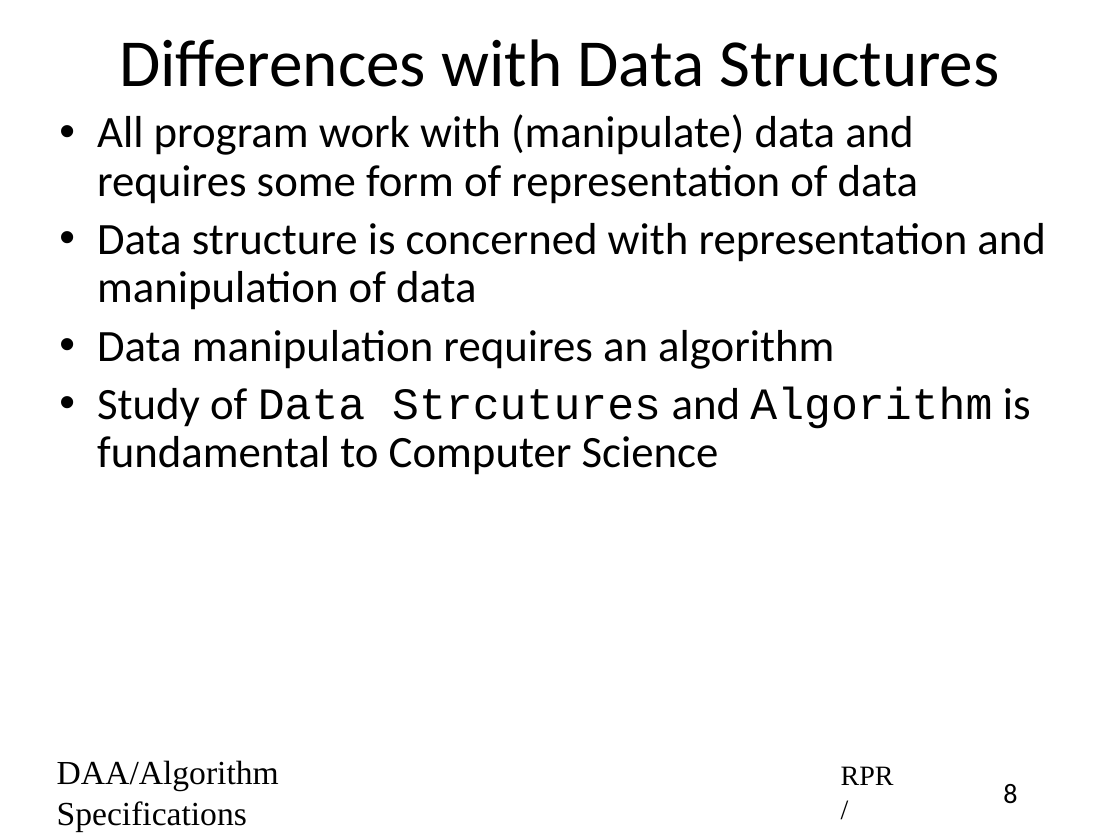
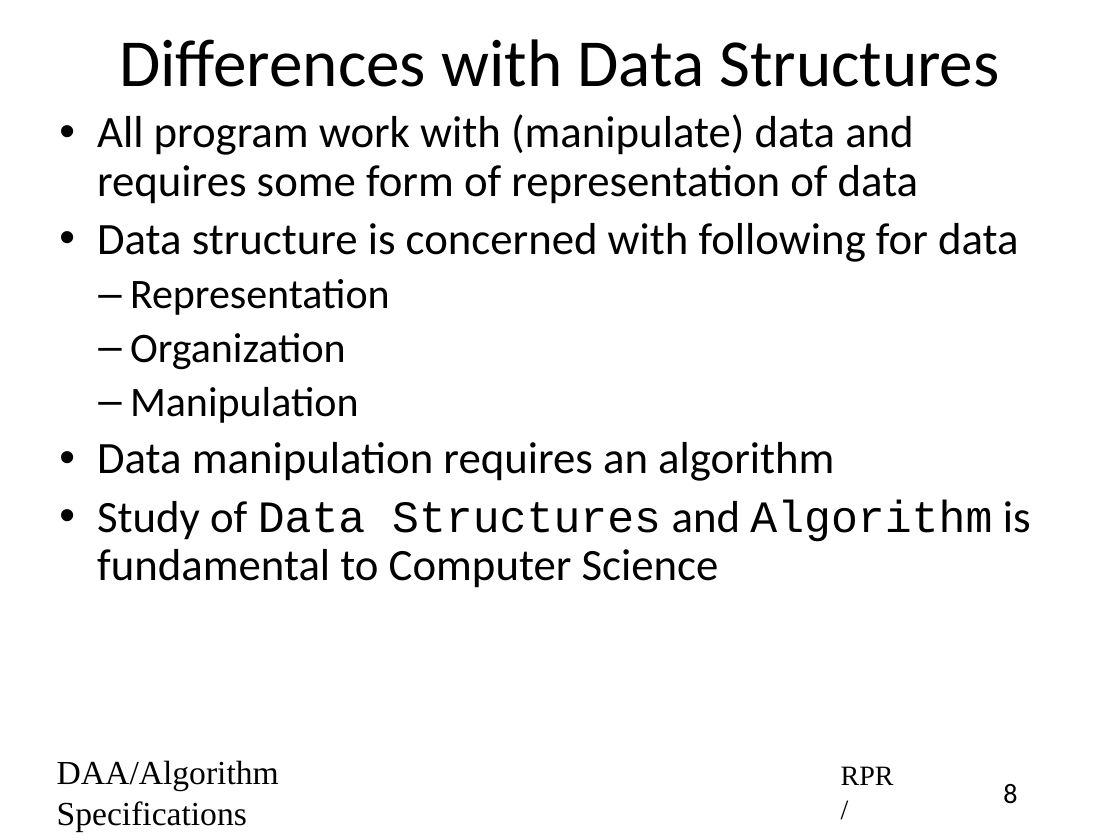
Before and after one commit to rprustagi/2019-17CS43-DAA, a slide deck: slide 8 of Slides-RPR/2019-H1-DAA-L04-Algo-Specs-Analysis.pptx. Drawn at 1120x840 pixels with LibreOffice and Linux fonts; fonts in the diff are those of the drawing. Boxes give left, top, right and bottom in pixels: in the first picture for what was removed or moved away, otherwise in the second. Text is boxed around its words. In the diff, an @@ line names an element or a change of style, - is before the commit and + after.

```diff
--- a/Slides-RPR/2019-H1-DAA-L04-Algo-Specs-Analysis.pptx
+++ b/Slides-RPR/2019-H1-DAA-L04-Algo-Specs-Analysis.pptx
@@ text at <box>97,223,1019,423</box>: text changed @@
-• Data structure is concerned with representation and manipulation of data
+• Data structure is concerned with following for data
+  – Representation
+  – Organization
+  – Manipulation
@@ text at <box>97,500,1031,588</box>: text changed @@
-• Study of Data Strcutures and Algorithm is fundamental to Computer Science
+• Study of Data Structures and Algorithm is fundamental to Computer Science
```
Also in this commit, not shown: 13 other slides changed, 25 other files.
